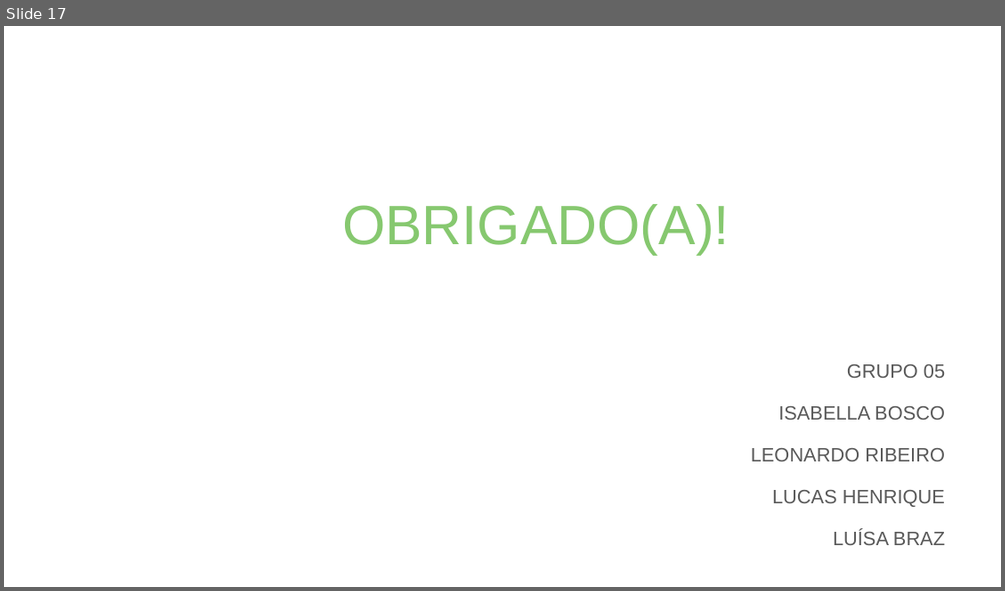
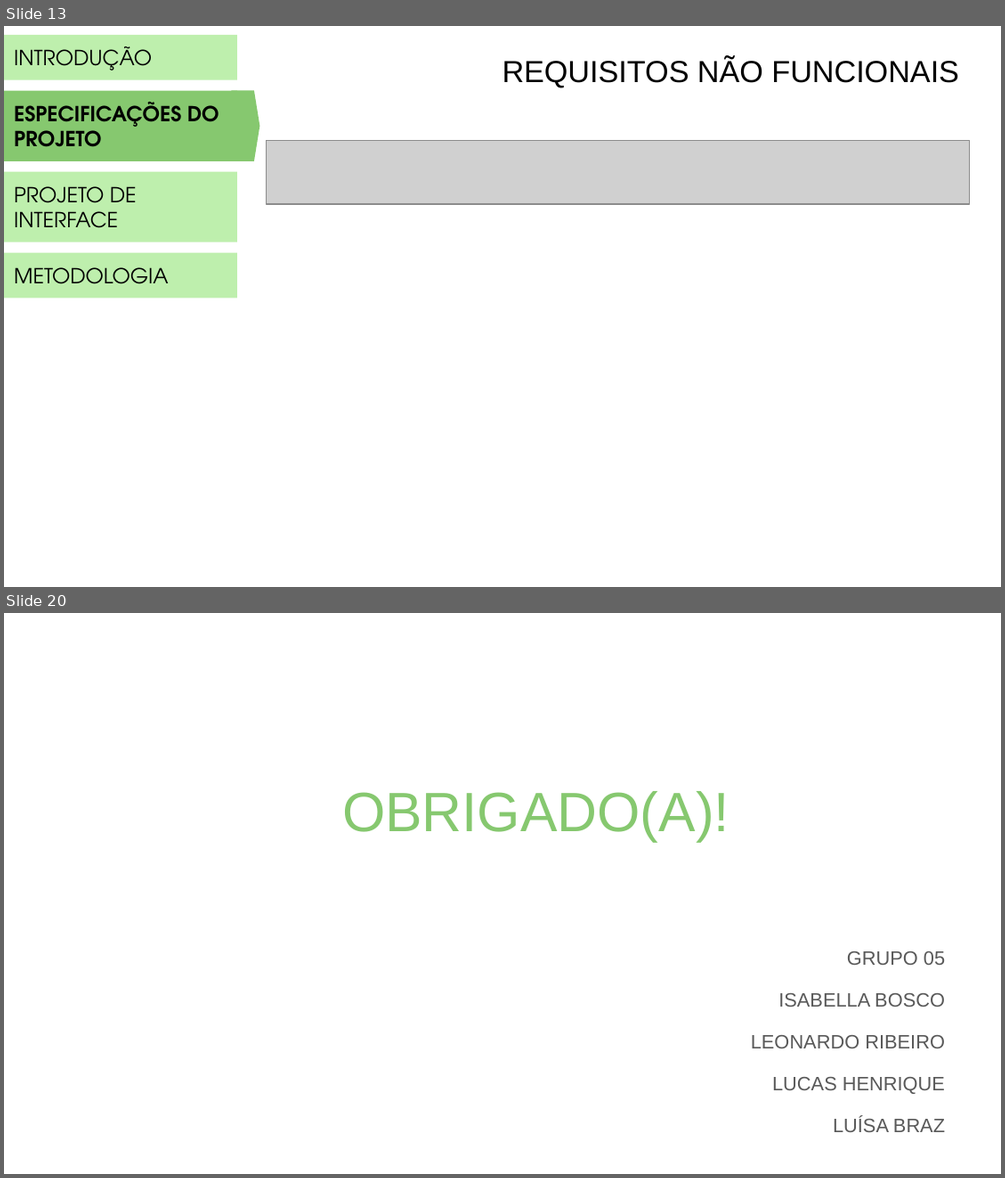
Before and after one commit to PSG-TIAPN-2022-1/psg-tiapn-2023-1-minha-avo-que-fez, a slide deck: docs/apresentacao/LANCHES DA VOVÓ.pptx. Shown one above the other, each under a label of ours: slide 17 before the commit, slides 13 and 20 after it; the slides between them are not shown. The pictures are 1005x591 and 1005x1178 pixels, drawn with LibreOffice and Linux fonts; fonts in the diff are those of the drawing; grey boxes stand for pictures. Boxes give left, top, right and bottom in pixels: in the first picture for what was removed or moved away, otherwise in the second. Text is boxed around its words. In the diff, an @@ line names an element or a change of style, - is before the commit and + after.

```diff
--- a/docs/apresentacao/LANCHES DA VOVÓ.pptx
+++ b/docs/apresentacao/LANCHES DA VOVÓ.pptx
@@ slide 13 added at [4, 26, 1001, 587], background #FFFFFF @@
@@ rectangle added at [4, 35, 237, 79], fill #BEEFAD, 15 pt, text #000000 @@
+INTRODUÇÃO
@@ text added at [502, 58, 959, 88], 22 pt, text #000000 @@
+REQUISITOS NÃO FUNCIONAIS
@@ rectangle added at [4, 91, 237, 161], fill #86C86F, 15 pt, text #000000, bold @@
+ESPECIFICAÇÕES DO PROJETO
@@ flow chart offpage connector added at [231, 91, 260, 161], fill #86C86F @@
@@ picture added at [267, 141, 969, 204] @@
@@ rectangle added at [4, 172, 237, 242], fill #BEEFAD, 15 pt, text #000000 @@
+PROJETO DE INTERFACE
@@ rectangle added at [4, 252, 237, 297], fill #BEEFAD, 15 pt, text #000000 @@
+METODOLOGIA
@@ what was slide 17 is now slide 20 @@
```
Also in this commit, not shown: 8 slides changed, 10 other slides added, 8 slides removed.
